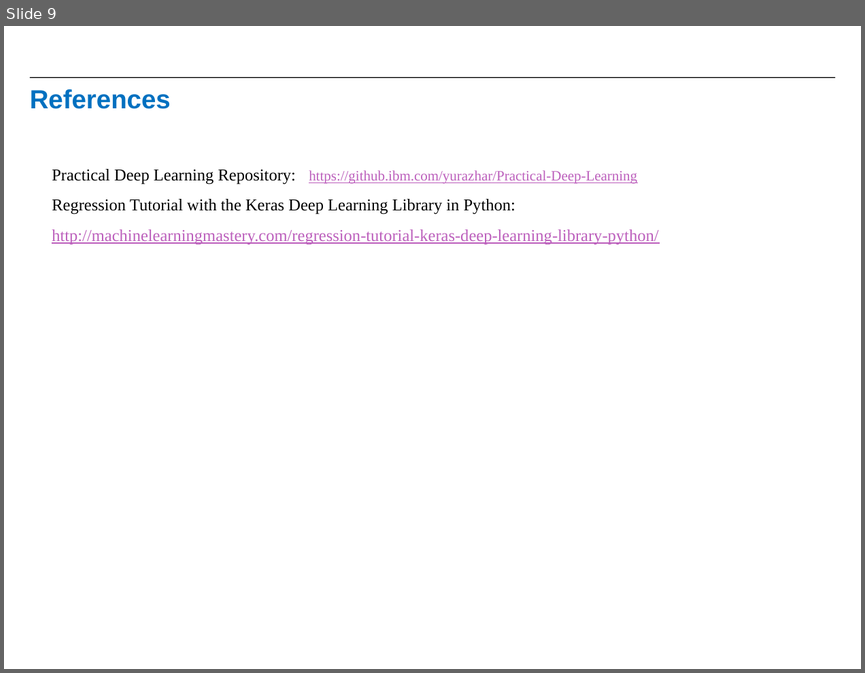
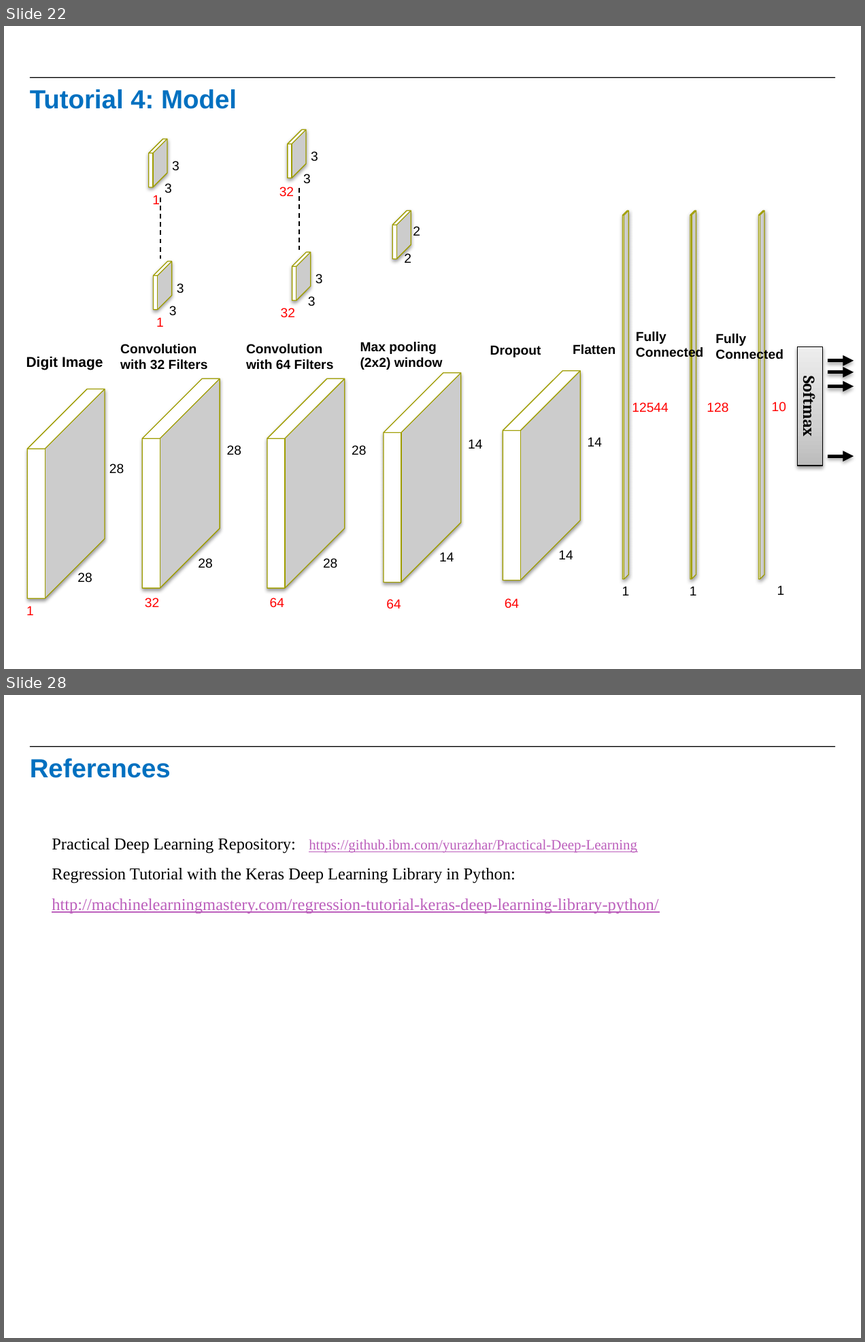
Before and after one commit to raanonr/practicals, a slide deck: PracticalKeras_Tutorials.pptx. Shown one above the other, each under a label of ours: slide 9 before the commit, slides 22 and 28 after it; the slides between them are not shown. The pictures are 865x673 and 865x1342 pixels, drawn with LibreOffice and Linux fonts; fonts in the diff are those of the drawing; background and template pictures are left out. Boxes give left, top, right and bottom in pixels: in the first picture for what was removed or moved away, otherwise in the second. Text is boxed around its words. In the diff, an @@ line names an element or a change of style, - is before the commit and + after.

Commit message:
Completed 5 tutorials

```diff
--- a/PracticalKeras_Tutorials.pptx
+++ b/PracticalKeras_Tutorials.pptx
@@ slide 22 added at <box>4,26,861,669</box>, background #FFFFFF; not listed: 1 template element that a slide beside it also shows @@
@@ title added at <box>30,89,237,109</box>, 22 pt, text #0070C0, bold @@
+Tutorial 4: Model
@@ group added at <box>279,129,323,317</box>: 6 texts, 2 cubes, 1 line @@
+3
+3
+32
+3
+3
+32
@@ group added at <box>149,139,184,327</box>: 6 texts, 2 cubes, 1 line @@
+3
+3
+1
+3
+3
+1
@@ cube added at <box>392,210,410,258</box>, fill #FFFFFF, outline #A09E00 0.75 pt @@
@@ cube added at <box>623,210,629,579</box>, fill #FFFFFF, outline #A09E00 0.75 pt @@
@@ cube added at <box>690,210,696,579</box>, fill #FFFFFF, outline #A09E00 0.75 pt @@
@@ cube added at <box>759,210,765,579</box>, fill #FFFFFF, outline #A09E00 0.75 pt @@
@@ group added at <box>267,226,420,607</box>: 5 texts, 1 cube @@
+28
+28
+64
+2
+2
@@ text added at <box>636,331,704,359</box>, 11 pt, text #000000, bold @@
+Fully
+Connected
@@ text added at <box>120,344,208,369</box>, 11 pt, text #000000, bold @@
+Convolution
+with 32 Filters
@@ text added at <box>246,344,334,369</box>, 11 pt, text #000000, bold @@
+Convolution
+with 64 Filters
@@ text added at <box>360,342,443,369</box>, 11 pt, text #000000, bold @@
+Max pooling
+(2x2) window
@@ text added at <box>490,345,541,357</box>, 11 pt, text #000000, bold @@
+Dropout
@@ text added at <box>572,344,615,354</box>, 11 pt, text #000000, bold @@
+Flatten
@@ text added at <box>715,333,783,361</box>, 11 pt, text #000000, bold @@
+Fully
+Connected
@@ rectangle added at <box>798,346,823,465</box>, fill gradient #BDBDBD to #D1D1D1 to #EEEEEE, outline #000000 0.75 pt, 14 pt, text #000000, bold @@
+Softmax
@@ text added at <box>26,356,103,369</box>, 12 pt, text #000000, bold @@
+Digit Image
@@ group added at <box>383,372,482,608</box>: 3 texts, 1 cube @@
+14
+14
+64
@@ group added at <box>502,371,602,608</box>: 3 texts, 1 cube @@
+14
+14
+64
@@ arrow added from (827, 360) to (853, 360), #000000 3 pt @@
@@ arrow added from (827, 372) to (853, 372), #000000 3 pt @@
@@ group added at <box>26,388,124,615</box>: 3 texts, 1 cube @@
+28
+28
+1
@@ group added at <box>142,378,241,607</box>: 3 texts, 1 cube @@
+28
+28
+32
@@ arrow added from (827, 386) to (853, 386), #000000 3 pt @@
@@ text added at <box>632,402,668,412</box>, 11 pt, text #FF0000 @@
+12544
@@ text added at <box>706,402,728,412</box>, 11 pt, text #FF0000 @@
+128
@@ text added at <box>772,401,786,412</box>, 11 pt, text #FF0000 @@
+10
@@ arrow added from (827, 456) to (853, 456), #000000 3 pt @@
@@ text added at <box>622,586,630,595</box>, 11 pt, text #000000 @@
+1
@@ text added at <box>689,586,697,595</box>, 11 pt, text #000000 @@
+1
@@ text added at <box>777,585,785,594</box>, 11 pt, text #000000 @@
+1
@@ what was slide 9 is now slide 28 @@
```
Also in this commit, not shown: 4 slides changed, 18 other slides added.
